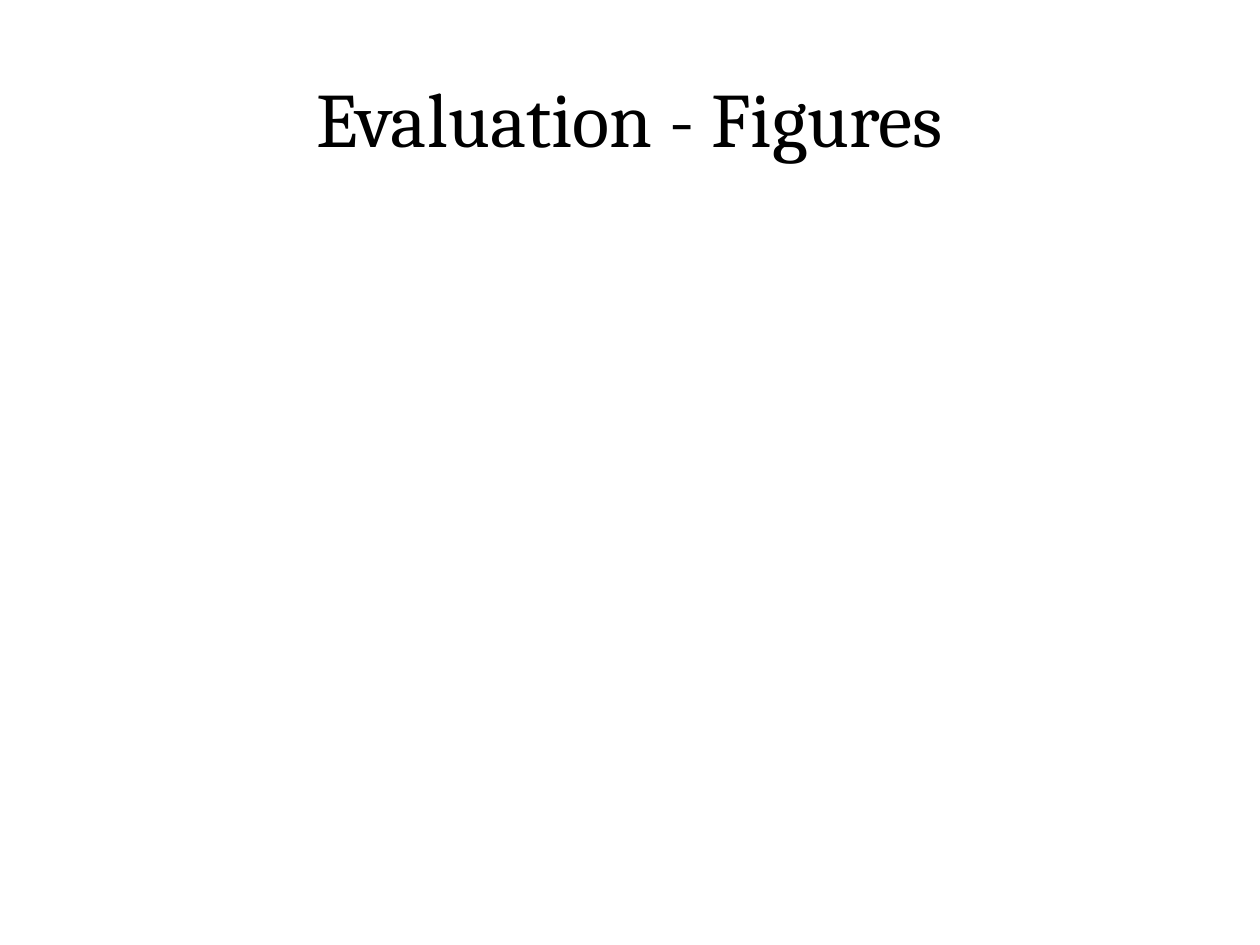
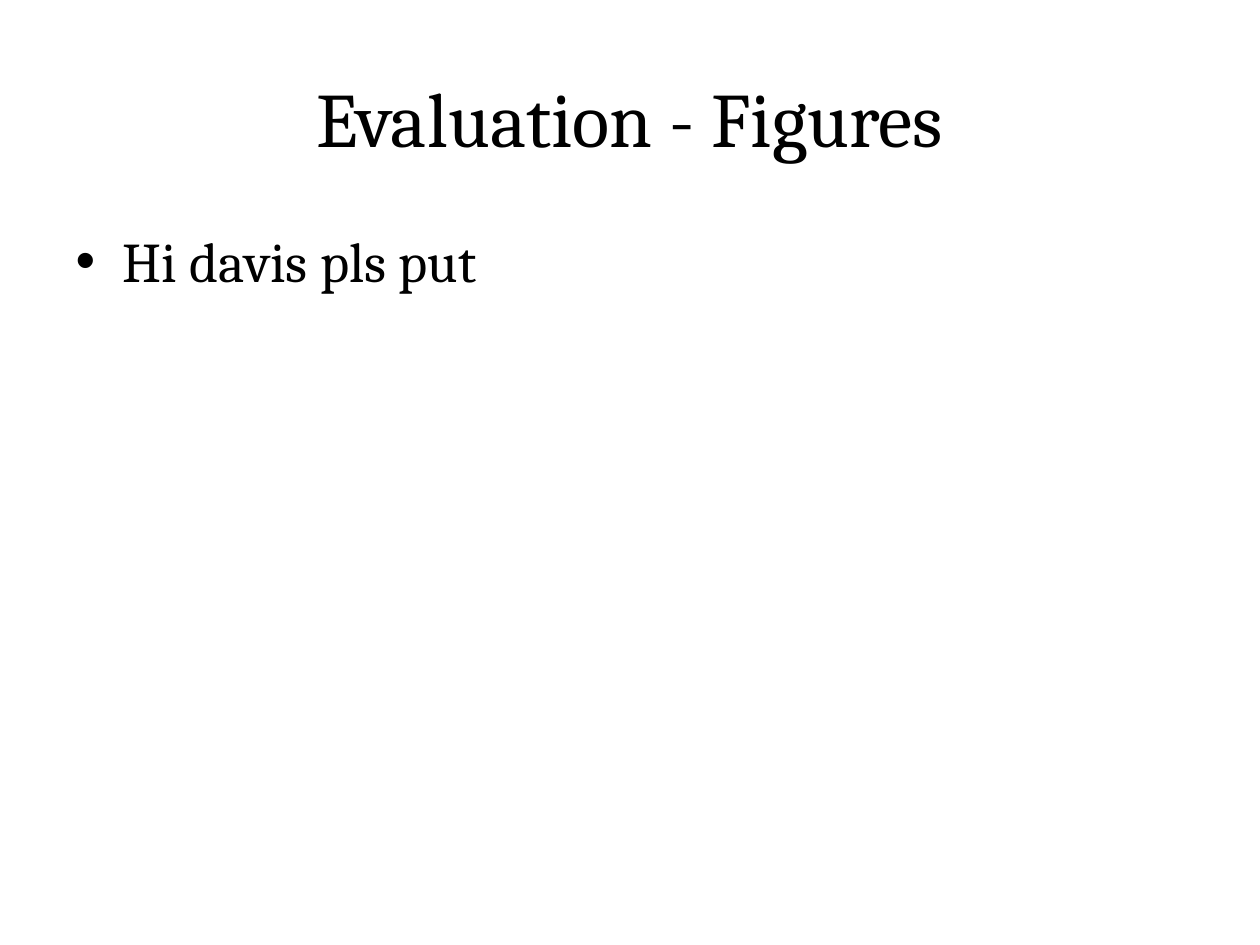
Before and after one commit to blinderm/game-of-life, a slide deck: slide 7 of presentation/CSC213_presentation.pptx (slide 9 before the commit). Drawn at 1260x945 pixels with LibreOffice and Linux fonts; fonts in the diff are those of the drawing. Boxes give left, top, right and bottom in pixels: in the first picture for what was removed or moved away, otherwise in the second. Text is boxed around its words. In the diff, an @@ line names an element or a change of style, - is before the commit and + after.

```diff
--- a/presentation/CSC213_presentation.pptx
+++ b/presentation/CSC213_presentation.pptx
@@ text added at [123, 243, 477, 294], 32 pt, text #000000 @@
+• Hi davis pls put
```
Also in this commit, not shown: 6 other slides changed, 1 slide added, 4 slides removed.
